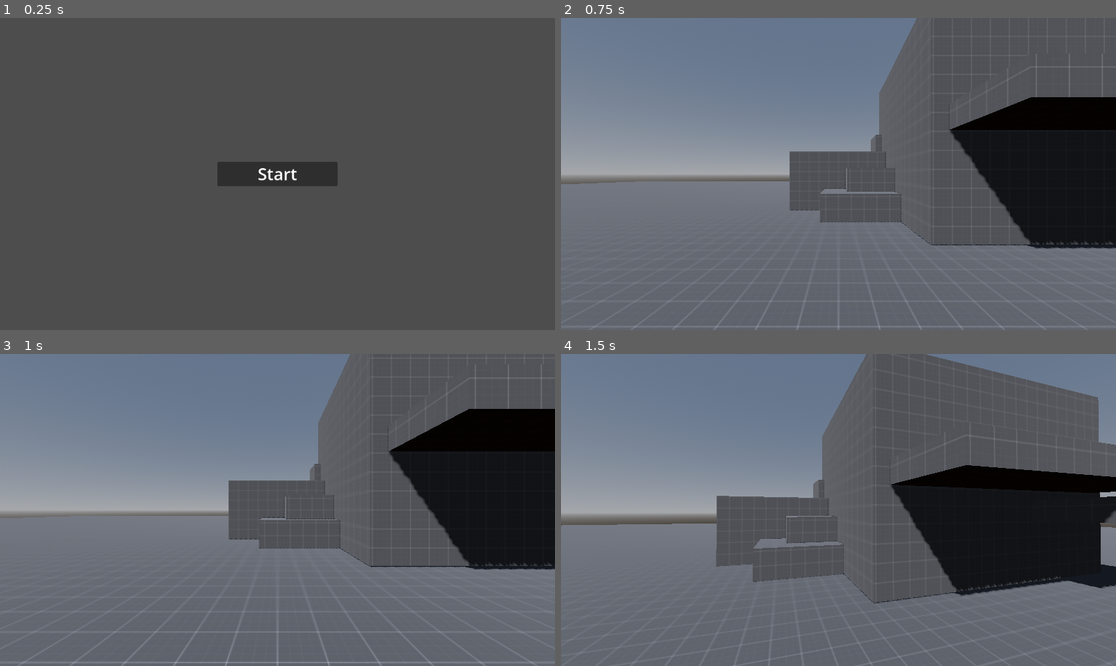
Above: before the commit, frames 1-4 (two rows, left to right).
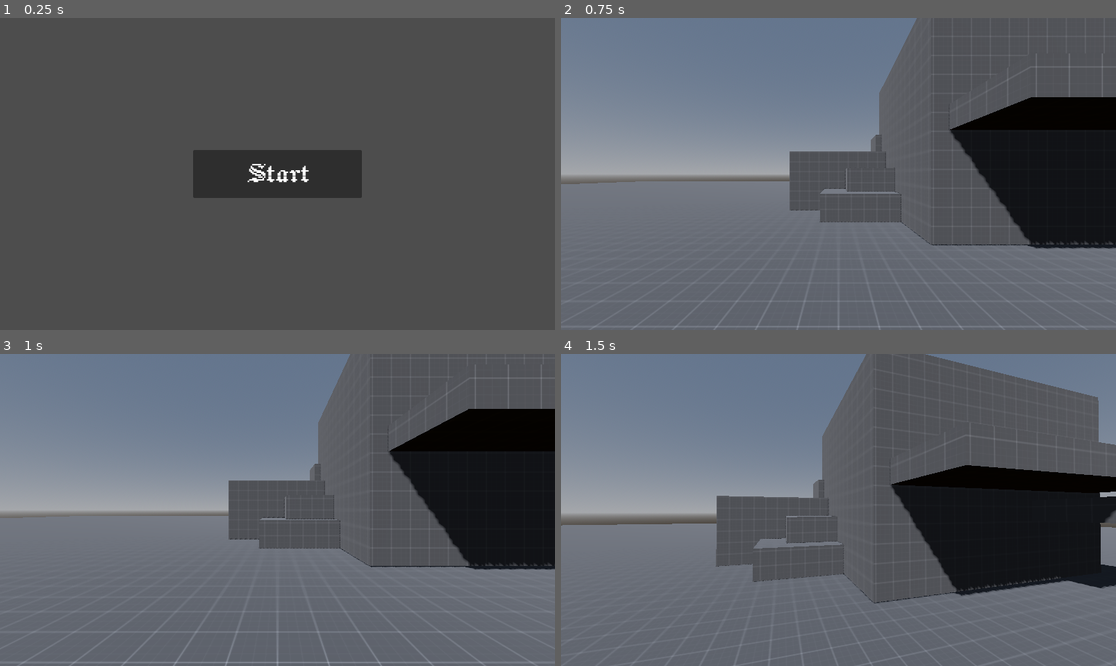
Above: after the commit, the same moments.

Repository: Deeeeelan/Some-Game-Jam-24
Game: Godot game, scene res://Scenes/Title Screen.tscn
The game is run twice, just before and just after one commit, with the same random seed, the same clock (stepped at 60 frames per second) and the same inputs.
Inputs (mouse positions are in pixels of both pictures, inside the frame that each line leads up to):
- Up to frame 1 (0.25 s): no input
- Up to frame 2 (0.75 s): click "Start" at 0.5 s
- Up to frame 3 (1 s): no input
- Up to frame 4 (1.5 s): tap Enter (ui_accept) at 1.25 s; move the mouse to (866, 510) at 1.27 s; hold W (Forward) from 1.28 s (still down)

The runs differ from the first frame. In frame 1, 3.3% of the frame differs, in the area x 34-66%, y 42-58%; in frame 2, nothing differs; in frame 3, nothing differs; in frame 4, nothing differs.

Commit message:
Fullscreen functionality and added pixelate shader

Diff:
--- /dev/null
+++ b/Resources/Shaders/Pixelate.gdshader
@@ -0,0 +1,22 @@
+shader_type canvas_item;
+
+uniform int pixelSize = 4;
+uniform sampler2D SCREEN_TEXTURE : hint_screen_texture, filter_linear;
+
+void fragment()
+{
+	ivec2 size = textureSize(SCREEN_TEXTURE, 0);
+
+	int xRes = size.x;
+	int yRes = size.y;
+
+	float xFactor = float(xRes) / float(pixelSize);
+	float yFactor = float(yRes) / float(pixelSize);
+
+	float grid_uv_x = round(SCREEN_UV.x * xFactor) / xFactor;
+	float grid_uv_y = round(SCREEN_UV.y * yFactor) / yFactor;
+
+	vec4 text = texture(SCREEN_TEXTURE, vec2(grid_uv_x, grid_uv_y));
+
+	COLOR = text;
+}
--- a/Scenes/Game.tscn
+++ b/Scenes/Game.tscn
@@ -1,7 +1,8 @@
-[gd_scene load_steps=8 format=3 uid="uid://d0no0vp0vj5t1"]
+[gd_scene load_steps=10 format=3 uid="uid://d0no0vp0vj5t1"]
 
 [ext_resource type="Script" path="res://Scripts/player.gd" id="1_iytmc"]
 [ext_resource type="Material" uid="uid://c4v43aqjhny6t" path="res://Resources/Materials/Placeholder.tres" id="2_hgni2"]
+[ext_resource type="Shader" path="res://Resources/Shaders/Pixelate.gdshader" id="3_6jm6e"]
 
 [sub_resource type="CapsuleShape3D" id="CapsuleShape3D_44npv"]
 
@@ -15,6 +16,10 @@
 [sub_resource type="Environment" id="Environment_k2ec4"]
 background_mode = 2
 sky = SubResource("Sky_p2ky0")
+
+[sub_resource type="ShaderMaterial" id="ShaderMaterial_8qle5"]
+shader = ExtResource("3_6jm6e")
+shader_parameter/pixelSize = 4
 
 [node name="Title Screen" type="Node"]
 
@@ -162,6 +167,18 @@
 
 [node name="Control" type="Control" parent="."]
 layout_mode = 3
-anchors_preset = 0
-offset_right = 40.0
-offset_bottom = 40.0
+anchors_preset = 15
+anchor_right = 1.0
+anchor_bottom = 1.0
+grow_horizontal = 2
+grow_vertical = 2
+
+[node name="ColorRect" type="ColorRect" parent="Control"]
+visible = false
+material = SubResource("ShaderMaterial_8qle5")
+layout_mode = 1
+anchors_preset = 15
+anchor_right = 1.0
+anchor_bottom = 1.0
+grow_horizontal = 2
+grow_vertical = 2
--- a/Scenes/Title Screen.tscn
+++ b/Scenes/Title Screen.tscn
@@ -1,9 +1,11 @@
-[gd_scene load_steps=3 format=3 uid="uid://caeeogffw2krf"]
+[gd_scene load_steps=4 format=3 uid="uid://caeeogffw2krf"]
 
 [ext_resource type="Script" path="res://Scripts/StartGame.gd" id="1_6cbjg"]
+[ext_resource type="FontFile" uid="uid://c1k08kigjcudw" path="res://Assets/Fonts/Jacquard12-Regular.ttf" id="2_w5tgx"]
 
 [sub_resource type="LabelSettings" id="LabelSettings_w3p1i"]
-font_size = 35
+font = ExtResource("2_w5tgx")
+font_size = 65
 
 [node name="Title Screen" type="Node"]
 
@@ -22,10 +24,10 @@
 anchor_top = 0.5
 anchor_right = 0.5
 anchor_bottom = 0.5
-offset_left = -125.0
-offset_top = -25.0
-offset_right = 125.0
-offset_bottom = 25.0
+offset_left = -175.0
+offset_top = -50.0
+offset_right = 175.0
+offset_bottom = 50.0
 grow_horizontal = 2
 grow_vertical = 2
 script = ExtResource("1_6cbjg")
--- a/Scripts/GlobalScript.gd
+++ b/Scripts/GlobalScript.gd
@@ -1,13 +1,25 @@
+# This script is used in every scene.
+
 extends Node
-
+var FullScreen = true
 
 # Called when the node enters the scene tree for the first time.
 func _ready() -> void:
+	DisplayServer.window_set_mode(DisplayServer.WINDOW_MODE_FULLSCREEN)
 	pass # Replace with function body.
 
 func _input(event):
-	if event.is_action_pressed("Escape"):
+
+	if event.is_action_pressed("Escape"): #Quit game
 		get_tree().quit()
+
+	if event.is_action_pressed("toggle_fullscreen"):#Toggle fullscreen
+		if FullScreen == true:
+			DisplayServer.window_set_mode(DisplayServer.WINDOW_MODE_WINDOWED)
+			FullScreen = false
+		else:
+			DisplayServer.window_set_mode(DisplayServer.WINDOW_MODE_FULLSCREEN)
+			FullScreen = true
 
 # Called every frame. 'delta' is the elapsed time since the previous frame.
 func _process(delta: float) -> void:
--- a/project.godot
+++ b/project.godot
@@ -55,3 +55,8 @@
 "events": [Object(InputEventKey,"resource_local_to_scene":false,"resource_name":"","device":-1,"window_id":0,"alt_press …(195 unchanged characters)…
 ]
 }
+toggle_fullscreen={
+"deadzone": 0.5,
+"events": [Object(InputEventKey,"resource_local_to_scene":false,"resource_name":"","device":-1,"window_id":0,"alt_pressed":false,"shift_pressed":false,"ctrl_pressed":false,"meta_pressed":false,"pressed":false,"keycode":0,"physical_keycode":4194342,"key_label":0,"unicode":0,"location":0,"echo":false,"script":null)
+]
+}
Binary file added: Assets/Fonts/Jacquard12-Regular.ttf
Not shown, added: Assets/Fonts/Jacquard12-Regular.ttf.import
